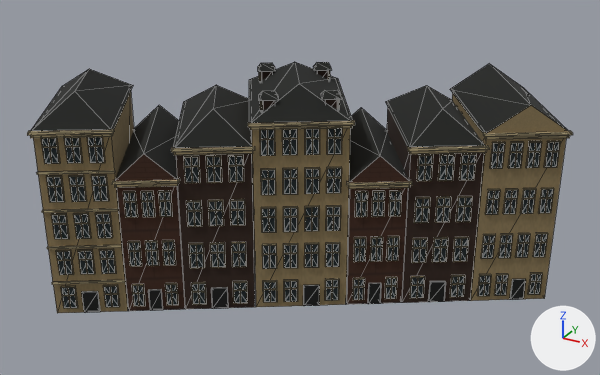
What one commit did to the glTF model site/landmarks/haringvliet-west/model.glb.
One viewpoint serves both versions: a camera (50 mm lens) standing at (38.2, -69.5, 45.1) and looking at (0.2, -0.5, 10.6). The axes (+X, +Y, +Z) are drawn at lower right. The lights are the same throughout. The picture after the commit comes second. Mesh edges are drawn as thin lines. Vertices at exactly the same position are counted once.

Objects in the first picture: 'haringvliet-west-0', 'haringvliet-west-1', 'haringvliet-west-2', 'haringvliet-west-3', 'haringvliet-west-4', 'haringvliet-west-5', 'haringvliet-west-6'.
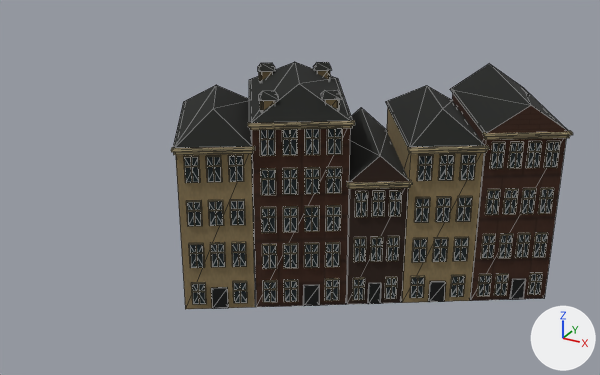
Where the change shows, as pixel boxes [x1, y1, x2, y2] in the pictures (600 x 375 px; the box of a moved part takes in the faces that stretch with it):
'haringvliet-west-0', reshaped: before [33, 91, 569, 313]; after [176, 71, 484, 309]
'haringvliet-west-5', reshaped: before [115, 154, 410, 311]; after [252, 93, 569, 307]
'haringvliet-west-1', reshaped (26% narrower): before [31, 62, 568, 182]; after [173, 62, 568, 182]
'haringvliet-west-3', reshaped (27% narrower): before [42, 71, 559, 308]; after [184, 71, 559, 304]
'haringvliet-west-6', reshaped: before [176, 71, 484, 309]; after [346, 156, 410, 304]
'haringvliet-west-2', reshaped (26% narrower): before [27, 71, 573, 309]; after [171, 71, 573, 305]
'haringvliet-west-4', reshaped (29% narrower, 11% shorter): before [82, 279, 526, 313]; after [211, 279, 526, 309]
part 1 of me_haringvliet_west_0, moved or reshaped: before [33, 91, 134, 313]; after [387, 108, 484, 303]
part 2 of me_haringvliet_west_0, deleted (brown): before [452, 93, 566, 301]
part 3 of me_haringvliet_west_0, deleted (brown): before [488, 105, 569, 133]
part 4 of me_haringvliet_west_0, reshaped: before [252, 128, 350, 307]; after [176, 71, 338, 309]
part 5 of me_haringvliet_west_1, deleted: before [31, 69, 133, 131]
part 6 of me_haringvliet_west_1, deleted: before [115, 105, 179, 180]
part 7 of me_haringvliet_west_2, deleted: before [27, 129, 180, 309]
part 8 of me_haringvliet_west_3, deleted: before [42, 137, 178, 308]
part 9 of me_haringvliet_west_4, deleted: before [82, 291, 100, 313]
part 10 of me_haringvliet_west_4, deleted: before [148, 289, 163, 311]
part 12 of me_haringvliet_west_6, deleted: before [176, 154, 255, 309]
part 13 of me_haringvliet_west_6, deleted (mostly hidden): before [325, 99, 338, 109]
part 14 of me_haringvliet_west_6, deleted (mostly hidden): before [261, 71, 272, 80]
part 15 of me_haringvliet_west_6, deleted (mostly hidden): before [317, 71, 328, 79]
part 16 of me_haringvliet_west_6, deleted (mostly hidden): before [262, 101, 275, 110]
part 17 of me_haringvliet_west_6, moved or reshaped: before [387, 108, 484, 303]; after [346, 176, 410, 304]

Edits to the bpy script that builds the scene:
```text
Change me_haringvliet_west_0:
    remove me_haringvliet_west_0.from_pydata(...)  # 30 vertices, 38 faces; spans x -24.6..25.0, y -19.0..19.4, z 0.3..21.2
    add me_haringvliet_west_0.from_pydata(...)  # 48 vertices, 72 faces; spans x -13.8..18.0, y -12.3..14.9, z 0.3..21.6
    me_haringvliet_west_0 part 1: the loose piece of 8 vertices spanning x -24.6..-11.3, y -19.0..-3.4, z 0.3..19.5 is scaled about its middle by (1, 1, 0.88), then moved by (29.3, 18.3, -1.2)
    me_haringvliet_west_0 part 2: the loose piece of 8 vertices spanning x 10.7..24.6, y 3.1..19.0, z 0.3..18.5 is deleted
    me_haringvliet_west_0 part 3: the loose piece of 3 vertices spanning x 18.0..25.0, y 2.7..7.1, z 18.5..21.2 is deleted
    me_haringvliet_west_0 part 4: 1 vertex moved within x -7.9, y 3.3, z 0.3; 7 vertices removed from x -7.9..7.3, y -8.5..8.2, z 0.3..19.9; 39 vertices added at x -13.8..5.6, y -12.3..6.3, z 0.3..21.6
    other edits to the shape of me_haringvliet_west_0 do not show in these pictures
Change me_haringvliet_west_1:
    remove me_haringvliet_west_1.from_pydata(...)  # 66 vertices, 60 faces; spans x -25.0..25.0, y -19.4..19.4, z 13.8..22.6
    add me_haringvliet_west_1.from_pydata(...)  # 54 vertices, 50 faces; spans x -14.2..25.0, y -12.6..19.4, z 13.8..22.6
    me_haringvliet_west_1 part 5: the loose piece of 6 vertices spanning x -25.0..-10.9, y -19.4..-3.1, z 19.5..22.2 is deleted
    me_haringvliet_west_1 part 6: the loose piece of 6 vertices spanning x -19.0..-6.1, y -15.6..-0.1, z 14.5..17.2 is deleted
Change me_haringvliet_west_2:
    remove me_haringvliet_west_2.from_pydata(...)  # 2304 vertices, 3456 faces; spans x -17.5..25.2, y -19.7..7.4, z 1.0..21.4
    add me_haringvliet_west_2.from_pydata(...)  # 1712 vertices, 2568 faces; spans x -6.7..25.2, y -12.9..7.4, z 1.0..21.4
    me_haringvliet_west_2 part 7: 74 loose pieces with 592 vertices, spanning x -17.5..-5.9, y -19.7..-12.1, z 1.0..19.6, are deleted
Change me_haringvliet_west_3:
    remove me_haringvliet_west_3.from_pydata(...)  # 720 vertices, 1080 faces; spans x -16.4..24.1, y -18.8..6.7, z 1.0..21.4
    add me_haringvliet_west_3.from_pydata(...)  # 544 vertices, 816 faces; spans x -6.2..24.1, y -12.0..6.7, z 1.0..21.4
    me_haringvliet_west_3 part 8: 22 loose pieces with 176 vertices, spanning x -16.4..-6.9, y -18.8..-12.8, z 1.0..19.0, are deleted
Change me_haringvliet_west_4:
    remove me_haringvliet_west_4.from_pydata(...)  # 56 vertices, 84 faces; spans x -14.9..22.8, y -17.8..5.9, z 0.5..2.8
    add me_haringvliet_west_4.from_pydata(...)  # 40 vertices, 60 faces; spans x -4.1..22.8, y -11.0..5.9, z 0.5..2.8
    me_haringvliet_west_4 part 9: the loose piece of 8 vertices spanning x -14.9..-13.4, y -17.8..-16.8, z 0.5..2.8 is deleted
    me_haringvliet_west_4 part 10: the loose piece of 8 vertices spanning x -9.3..-8.2, y -14.3..-13.5, z 0.5..2.8 is deleted
Change me_haringvliet_west_5:
    remove me_haringvliet_west_5.from_pydata(...)  # 28 vertices, 28 faces; spans x -19.0..12.4, y -15.6..11.5, z 0.3..17.2
    add me_haringvliet_west_5.from_pydata(...)  # 22 vertices, 26 faces; spans x -7.9..25.0, y -8.5..19.4, z 0.3..21.2
    me_haringvliet_west_5 part 11: the whole mesh is rebuilt
Change me_haringvliet_west_6:
    remove me_haringvliet_west_6.from_pydata(...)  # 48 vertices, 72 faces; spans x -13.8..18.0, y -12.3..14.9, z 0.3..21.6
    add me_haringvliet_west_6.from_pydata(...)  # 14 vertices, 14 faces; spans x -0.4..12.4, y -4.0..11.5, z 0.4..16.6
    me_haringvliet_west_6 part 12: the loose piece of 8 vertices spanning x -13.8..-0.5, y -12.3..3.3, z 0.3..17.6 is deleted
    me_haringvliet_west_6 part 13: the loose piece of 8 vertices spanning x 4.0..5.6, y -3.6..-2.0, z 20.1..21.6 is deleted
    me_haringvliet_west_6 part 14: the loose piece of 8 vertices spanning x -6.2..-4.6, y 1.6..3.2, z 20.1..21.6 is deleted
    me_haringvliet_west_6 part 15: the loose piece of 8 vertices spanning x -1.2..0.4, y 4.7..6.3, z 20.1..21.6 is deleted
    me_haringvliet_west_6 part 16: the loose piece of 8 vertices spanning x -1.0..0.6, y -6.7..-5.1, z 20.1..21.6 is deleted
    me_haringvliet_west_6 part 17: 1 vertex moved within x 12.1, y -0.7, z 0.4; 7 vertices removed from x 4.7..18.0, y -0.7..14.9, z 0.4..17.1; 13 vertices added at x -0.4..12.4, y -4.0..11.5, z 0.4..16.6
```
